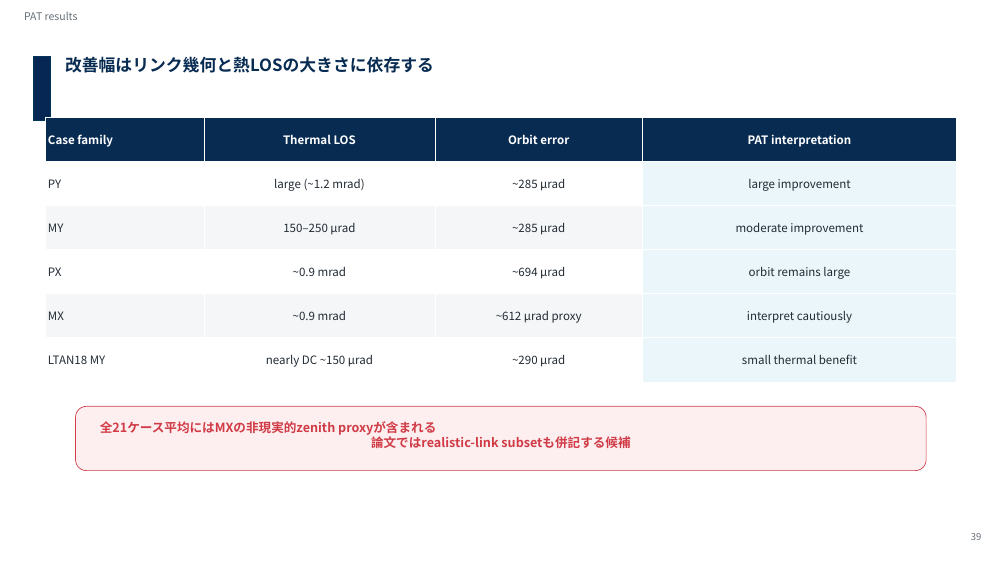
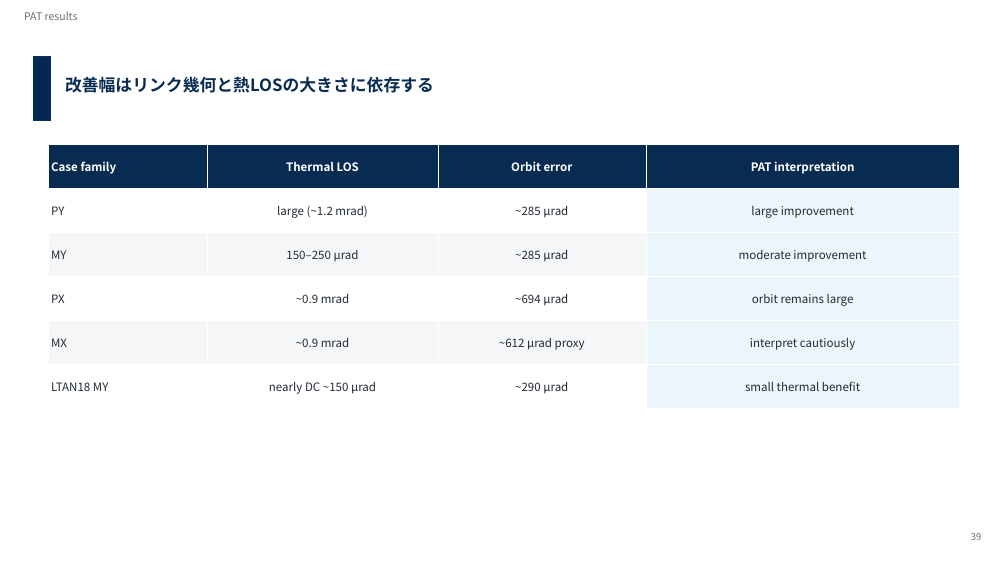
Before and after one commit to Hideki-1029/thermal-deformation-optcomm, a slide deck: slide 38 of papers/seminar/20260721_optcommrg_takamoto_v3_issl.pptx (slide 37 before the commit). Drawn at 1008x567 pixels with LibreOffice and Linux fonts; fonts in the diff are those of the drawing; background and template pictures are left out. Boxes give left, top, right and bottom in pixels: in the first picture for what was removed or moved away, otherwise in the second. Text is boxed around its words. In the diff, an @@ line names an element or a change of style, - is before the commit and + after.

```diff
--- a/papers/seminar/20260721_optcommrg_takamoto_v3_issl.pptx
+++ b/papers/seminar/20260721_optcommrg_takamoto_v3_issl.pptx
@@ text "改善幅はリンク幾何と熱LOSの大きさに依存する": place and size @@
-text "改善幅はリンク幾何と熱LOSの大きさに依存する" at box(65, 56, 434, 73)
+text "改善幅はリンク幾何と熱LOSの大きさに依存する" at box(65, 76, 434, 93)
@@ table: place and size @@
-table at box(45, 117, 957, 382)
+table at box(48, 144, 960, 409)
@@ rounded rectangle removed at box(76, 406, 926, 471) @@
@@ text removed at box(100, 421, 630, 448) @@
-全21ケース平均にはMXの非現実的zenith proxyが含まれる
-論文ではrealistic-link subsetも併記する候補
```
Also in this commit, not shown: 17 other slides changed, 3 slides added, 2 slides removed.
